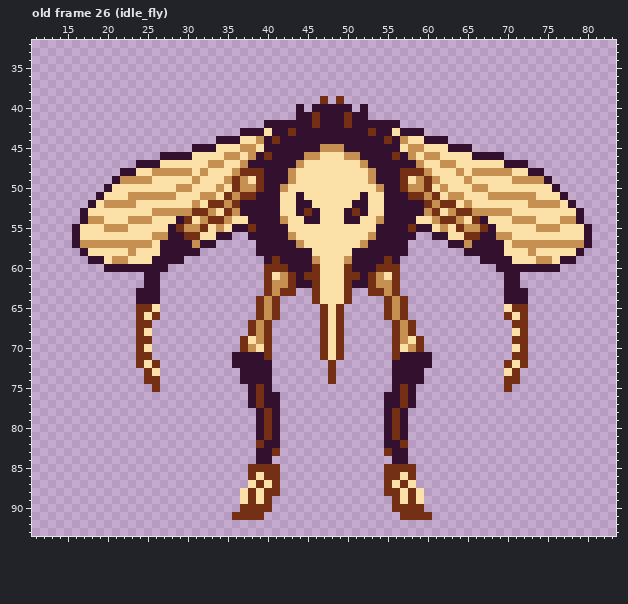
Pixel-art file: resources/sprites/mosquiton_3.aseprite. Above, as it was before the edit.
95x95 pixels, 40 frames. Shown: old frame 26 (idle_fly): x 11..83, y 32..93. The commit also changed other frames, which this record leaves out.
After:
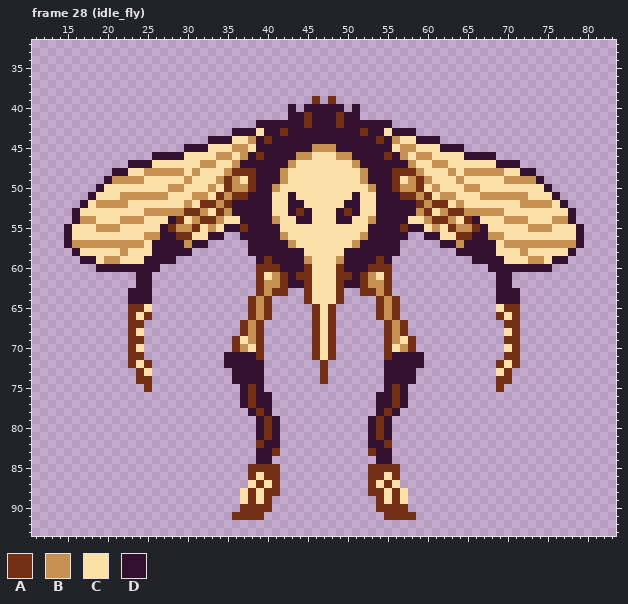
Palette (. is transparent): A #743015  B #c69052  C #fbe1a8  D #34102f
A new or re-ordered frame is compared with the old frame closest to it.
Message: chore(mosquiton): better anchoring of the attacks; add god mode
What changed:
frames re-ordered
Frame 28 (idle_fly) against old frame 26 (idle_fly):
y 39: x 46..49 .A.A -> A.A.
y 40: x 43..45 .D. -> D.D; x 50..52 D.D -> .D.
y 41: x 43 . -> D; x 45..46 DA -> AD; x 49..50 DA -> AD; x 52 D -> .
y 42: x 39 . -> D; x 45..46 DA -> AD; x 49..50 DA -> AD; x 56 D -> .
y 43: x 36 . -> D; x 39..40 DC -> CD; x 42..43 DA -> AD; x 52..53 DA -> AD; x 55..56 DC -> CD; x 59 D -> .
y 44: x 33 . -> D; x 36 D -> C; x 38..41 CBDA -> BDAD; x 54..57 DADB -> ADBC; x 59 C -> D; x 62 D -> .
y 45: x 30 . -> D; x 33 D -> C; x 36 C -> B; x 38..39 BC -> CD; x 46 D -> B; x 49 B -> D; x 56..57 DC -> CB; x 59 B -> C; x 62 C -> D; x 65 D -> .
y 46: x 26 . -> D; x 30 D -> C; x 34 C -> B; x 36..40 BCBDA -> CBDAD; x 44 D -> B; x 46 B -> C; x 49 C -> B; x 51 B -> D; x 55..59 DADBC -> ADBCB; x 61 B -> C; x 65 C -> D; x 69 D -> .
y 47: x 23 . -> D; x 26 D -> C; x 32 C -> B; x 34 B -> C; x 36..37 CB -> BD; x 43..44 DB -> BC; x 51..52 CB -> BD; x 58..59 DB -> BC; x 61 C -> B; x 63 B -> C; x 69 C -> D; x 72 D -> .
y 48: x 21 . -> D; x 23 D -> C; x 25 C -> B; x 30..32 BCB -> CBC; x 35..36 CB -> BA; x 39 A -> D; x 42..43 DB -> BC; x 52..53 CB -> BD; x 56 D -> A; x 59..60 AB -> BC; x 63..65 CBC -> BCB; x 70 B -> C; x 72 C -> D; x 74 D -> .
y 49: x 20..21 .D -> DB; x 25 B -> C; x 30..31 CB -> BC; x 34..39 CBABCA -> BABCAD; x 42..43 DB -> BC; x 52..53 CB -> BD; x 56..61 DACBAB -> ACBABC; x 64..65 CB -> BC; x 70 C -> B; x 74..75 BD -> D.
y 50: x 19..20 .D -> DC; x 28 C -> B; x 30 B -> C; x 33..36 CBCA -> BCAB; x 38..39 BA -> AD; x 41..42 DB -> BC; x 53..54 CB -> BD; x 56..57 DA -> AB; x 59..62 BACB -> ACBC; x 65 C -> B; x 67 B -> C; x 75..76 CD -> D.
y 51: x 18..19 .D -> DC; x 22 C -> B; x 28 B -> C; x 31 C -> B; x 33..36 BCAB -> CABA; x 38 A -> D; x 41 D -> C; x 43..44 CD -> DC; x 51..52 CD -> DC; x 54 C -> D; x 57 D -> A; x 59..62 ABAC -> BACB; x 64 B -> C; x 67 C -> B; x 73 B -> C; x 76..77 CD -> D.
y 52: x 17..19 .DC -> DCB; x 23 B -> C; x 30..32 CBC -> BCA; x 34..36 ABA -> BAD; x 41 D -> C; x 43 C -> D; x 45 D -> C; x 50 C -> D; x 52 D -> C; x 54 C -> D; x 59..61 DAB -> ABA; x 63..65 ACB -> CBC; x 72 C -> B; x 76..78 BCD -> CD.
y 53: x 16..17 .D -> DC; x 25 C -> B; x 30 B -> A; x 32..36 ABCAB -> BCABD; x 41 D -> C; x 43..46 CDAD -> DADC; x 49..52 CDAD -> DADC; x 54 C -> D; x 59..63 DBACB -> BACBA; x 65 A -> B; x 70 B -> C; x 78..79 CD -> D.
y 54: x 16..17 .D -> DB; x 19 B -> C; x 22 C -> B; x 25 B -> C; x 28..32 CDACB -> DACBA; x 34..35 AB -> BC; x 37 C -> D; x 41..42 DB -> BC; x 44 C -> D; x 46 D -> C; x 49 C -> D; x 51 D -> C; x 53..54 CB -> BD; x 58 D -> C; x 60..61 CB -> BA; x 63..67 ABCAD -> BCADC; x 70 C -> B; x 73 B -> C; x 76 C -> B; x 78..79 BD -> D.
y 55: x 15..16 .D -> DC; x 19 C -> B; x 22 B -> C; x 27..29 CDA -> DAB; x 31..35 BACBC -> ACBCD; x 37..38 DA -> AD; x 42 D -> C; x 53 C -> D; x 57..58 DA -> AD; x 60..64 DCBCA -> CBCAB; x 66..68 BAD -> ADC; x 73 C -> B; x 76 B -> C; x 79..80 CD -> D.
y 56: x 15..16 .D -> DC; x 25 C -> B; x 27 B -> D; x 29 D -> A; x 31 A -> C; x 33 C -> D; x 35 D -> .; x 37 . -> D; x 42..43 DB -> BC; x 52..53 CB -> BD; x 58 D -> .; x 60 . -> D; x 62 D -> C; x 64 C -> A; x 66 A -> D; x 68 D -> B; x 70 B -> C; x 79..80 CD -> D.
y 57: x 15..16 .D -> DB; x 25..26 BC -> CD; x 30..31 DB -> BD; x 33 D -> .; x 38 . -> D; x 43..44 DB -> BC; x 51..52 CB -> BD; x 57 D -> .; x 62 . -> D; x 64..65 DB -> BD; x 69..70 DC -> CB; x 79..80 BD -> D.
y 58: x 16..17 .D -> DC; x 22..23 CB -> BC; x 26 C -> D; x 31 D -> .; x 38 . -> D; x 45 D -> C; x 50 C -> D; x 57 D -> .; x 64 . -> D; x 69 D -> C; x 72..73 CB -> BC; x 78..79 CD -> D.
y 59: x 17 . -> D; x 19..20 DC -> CB; x 22 B -> C; x 25 C -> D; x 29 D -> .; x 39..41 .DA -> DAD; x 45..46 DB -> BC; x 49..50 CB -> BD; x 54..56 DAD -> AD.; x 66 . -> D; x 70 D -> C; x 73 C -> B; x 75..76 BC -> CD; x 78 D -> .
y 60: x 19 . -> D; x 27 D -> .; x 39 . -> A; x 42 A -> D; x 45..46 DA -> AC; x 49..50 CA -> AD; x 53 D -> A; x 56 A -> .; x 68 . -> D; x 76 D -> .
y 61: x 24 . -> D; x 26 D -> .; x 39..44 .ACBAD -> ACBADA; x 46 A -> C; x 49 C -> A; x 51..56 ADABCA -> DABCA.; x 69 . -> D; x 71 D -> .
y 62: x 24 . -> D; x 26 D -> .; x 39..40 .A -> AB; x 42..43 BA -> AD; x 45..46 DA -> AC; x 49..50 CA -> AD; x 52..53 DA -> AB; x 55..56 BA -> A.; x 69 . -> D; x 71 D -> .
y 63: x 23 . -> D; x 26 D -> .; x 39..41 .AB -> ABA; x 43 A -> .; x 45..46 .A -> AC; x 49..50 CA -> A.; x 52 . -> A; x 54..56 ABA -> BA.; x 69 . -> D; x 72 D -> .
y 64: x 23 . -> D; x 26 D -> .; x 38..41 .ABA -> ABA.; x 45..46 .A -> AC; x 49..50 CA -> A.; x 54..57 .ABA -> ABA.; x 69 . -> D; x 72 D -> .
y 65: x 23 . -> A; x 25..26 AC -> C.; x 38..41 .ABA -> ABA.; x 46..49 .ACA -> ACA.; x 54..57 .ABA -> ABA.; x 69..70 .C -> CA; x 72 A -> .
y 66: x 23..26 .ACA -> ACA.; x 38..41 .ABA -> ABA.; x 46..49 .ACA -> ACA.; x 54..57 .ABA -> ABA.; x 69..72 .ACA -> ACA.
y 67: x 23 . -> A; x 25 A -> .; x 37..40 .ABA -> ABA.; x 46..49 .ACA -> ACA.; x 55..58 .ABA -> ABA.; x 70 . -> A; x 72 A -> .
y 68: x 23..25 .AC -> AC.; x 37..40 .ABA -> ABA.; x 46..49 .ACA -> ACA.; x 55..58 .ABA -> ABA.; x 70..72 .CA -> CA.
y 69: x 23 . -> A; x 25 A -> .; x 36..40 .ACBA -> ACBA.; x 46..49 .ACA -> ACA.; x 55..59 .ABCA -> ABCA.; x 70 . -> A; x 72 A -> .
y 70: x 23..25 .AC -> AC.; x 36..40 .ABCA -> ABCA.; x 46..49 .ACA -> ACA.; x 55..59 .ACBA -> ACBA.; x 70..72 .CA -> CA.
y 71: x 23 . -> A; x 25 A -> .; x 35 . -> D; x 39..40 DA -> A.; x 46..49 .ACA -> ACA.; x 55..56 .A -> AD; x 60 D -> .; x 70 . -> A; x 72 A -> .
y 72: x 23..26 .ACA -> ACA.; x 35 . -> D; x 40 D -> .; x 47..48 .A -> A.; x 55 . -> D; x 60 D -> .; x 69..72 .ACA -> ACA.
y 73: x 24..26 .AC -> AC.; x 36 . -> D; x 40 D -> .; x 47..48 .A -> A.; x 55 . -> D; x 59 D -> .; x 69..71 .CA -> CA.
y 74: x 24 . -> A; x 26 A -> .; x 36 . -> D; x 40 D -> .; x 47..48 .A -> A.; x 55 . -> D; x 59 D -> .; x 69 . -> A; x 71 A -> .
y 75: x 25..26 .A -> A.; x 37..40 .DAD -> DAD.; x 55..58 .DAD -> DAD.; x 69..70 .A -> A.
y 76..77: x 37..39 .DA -> DAD; x 41 D -> .; x 54 . -> D; x 56..58 DAD -> AD.
y 78: x 38..41 .DAD -> DAD.; x 54..57 .DAD -> DAD.
y 79..81: x 53..54 .. -> DA; x 56..57 AD -> ..
y 82: x 53..57 ..DDA -> DDA..
y 83: x 53..57 ..ADD -> ADD..
y 84: x 54..57 ..DD -> DD..
y 85: x 53..54 .. -> AA; x 57..58 AA -> ..
y 86: x 53..55 ..A -> AAC; x 57..58 CA -> ..
y 87: x 53..54 .. -> AC; x 57..58 AC -> ..
y 88: x 53..55 ..A -> AAC; x 58..59 AC -> ..
y 89: x 54..55 .. -> AC; x 58..59 AC -> ..
y 90: x 54..55 .. -> AA; x 58..59 AA -> ..
y 91: x 55..56 .. -> AA; x 59..60 AA -> ..
Pixel boxes of the changes (left, top, right, bottom) in both pictures:
changed: (64, 96, 592, 520)
